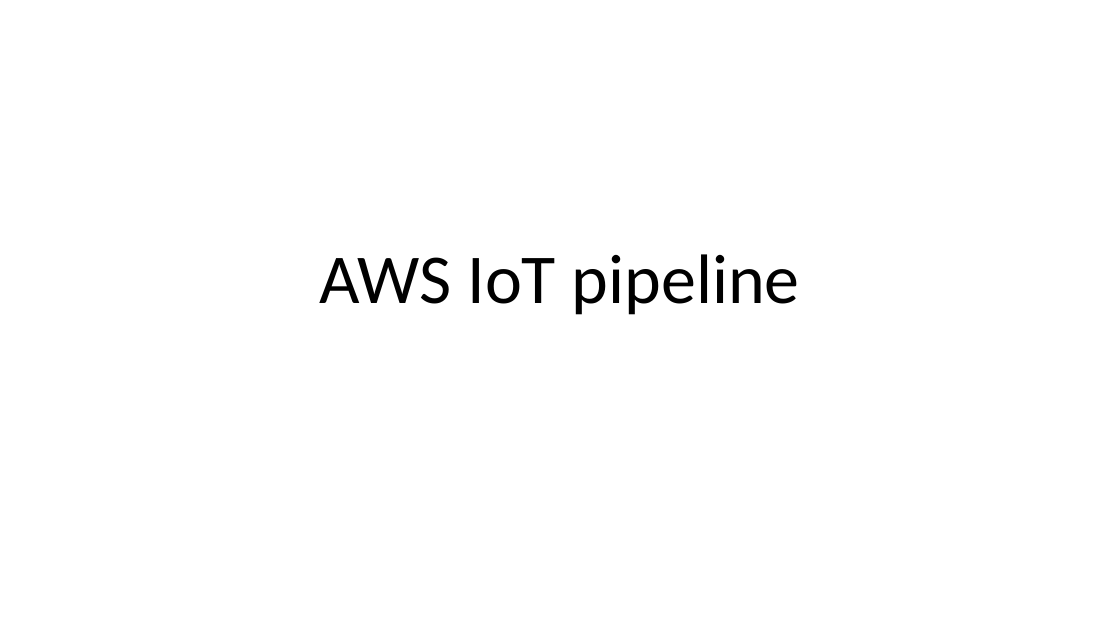
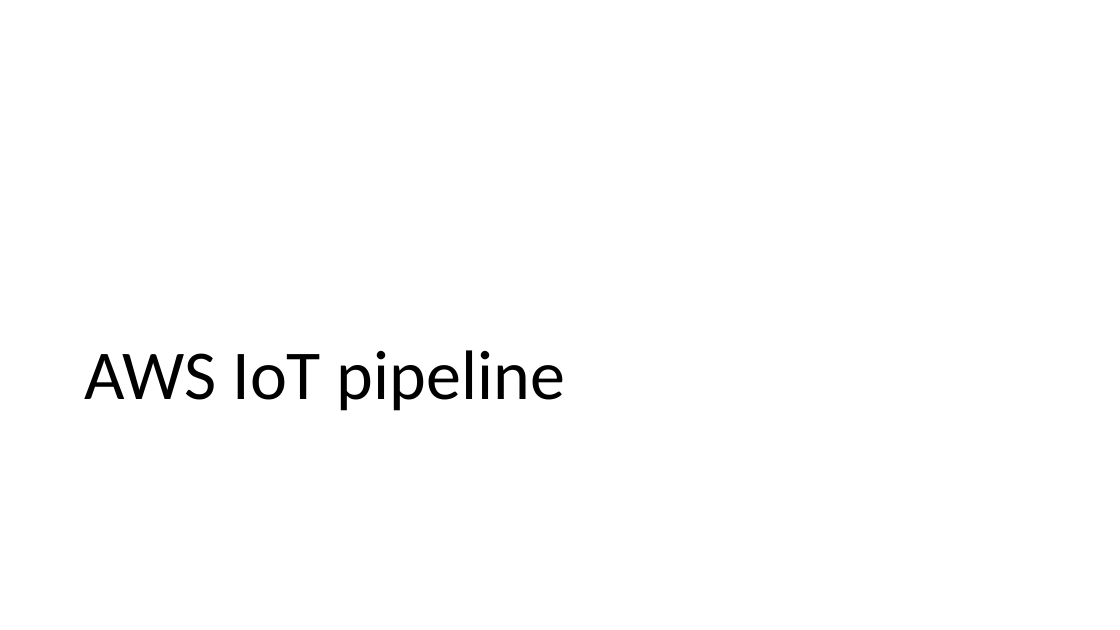
Before and after one commit to xuan0802/iot_slide, a slide deck: slide 1 of IoT analytics.pptx. Drawn at 1120x630 pixels with LibreOffice and Linux fonts; fonts in the diff are those of the drawing. Boxes give left, top, right and bottom in pixels: in the first picture for what was removed or moved away, otherwise in the second. Text is boxed around its words. In the diff, an @@ line names an element or a change of style, - is before the commit and + after.

```diff
--- a/IoT analytics.pptx
+++ b/IoT analytics.pptx
@@ title "AWS IoT pipeline": place and size @@
-title "AWS IoT pipeline" at (320,254,800,315)
+title "AWS IoT pipeline" at (85,350,565,411)
@@ title "AWS IoT pipeline" at (85,350,565,411): alignment centre to left @@
```
Also in this commit, not shown: 10 slides added, 1 other file.
